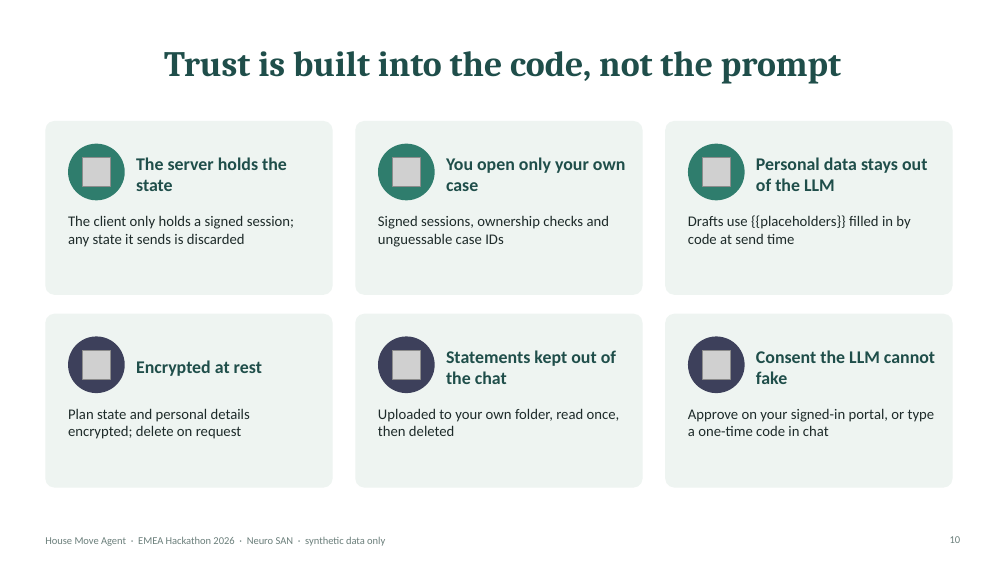
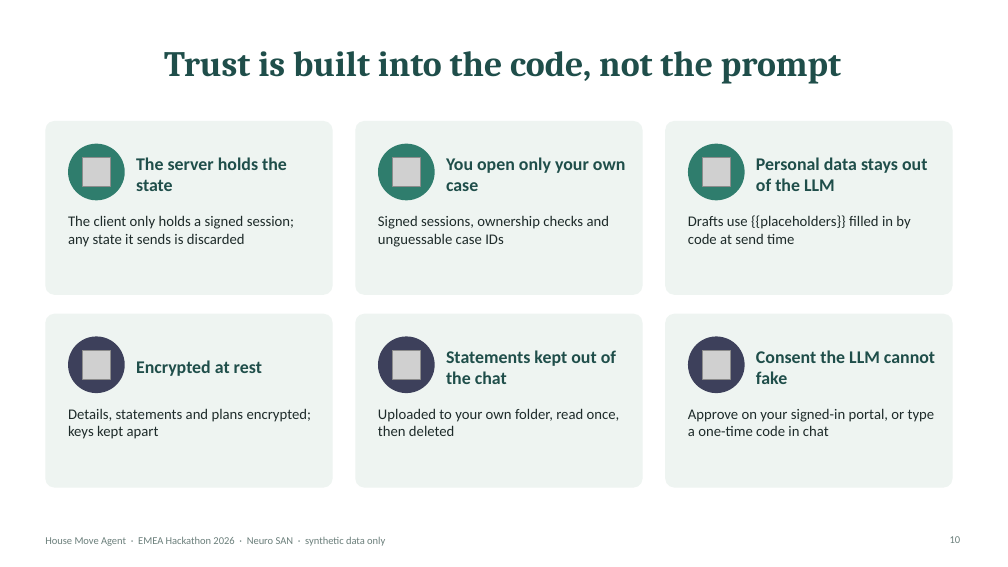
Before and after one commit to varadarajp/neuro-san-house-move, a slide deck: slide 10 of House_Move_Agent.pptx. Drawn at 1008x567 pixels with LibreOffice and Linux fonts; fonts in the diff are those of the drawing; grey boxes stand for pictures. Boxes give left, top, right and bottom in pixels: in the first picture for what was removed or moved away, otherwise in the second. Text is boxed around its words. In the diff, an @@ line names an element or a change of style, - is before the commit and + after.

```diff
--- a/House_Move_Agent.pptx
+++ b/House_Move_Agent.pptx
@@ text at [68, 408, 312, 439]: text changed @@
-Plan state and personal details encrypted; delete on request
+Details, statements and plans encrypted; keys kept apart
```
Also in this commit, not shown: 1 other slide changed, 29 other files.
